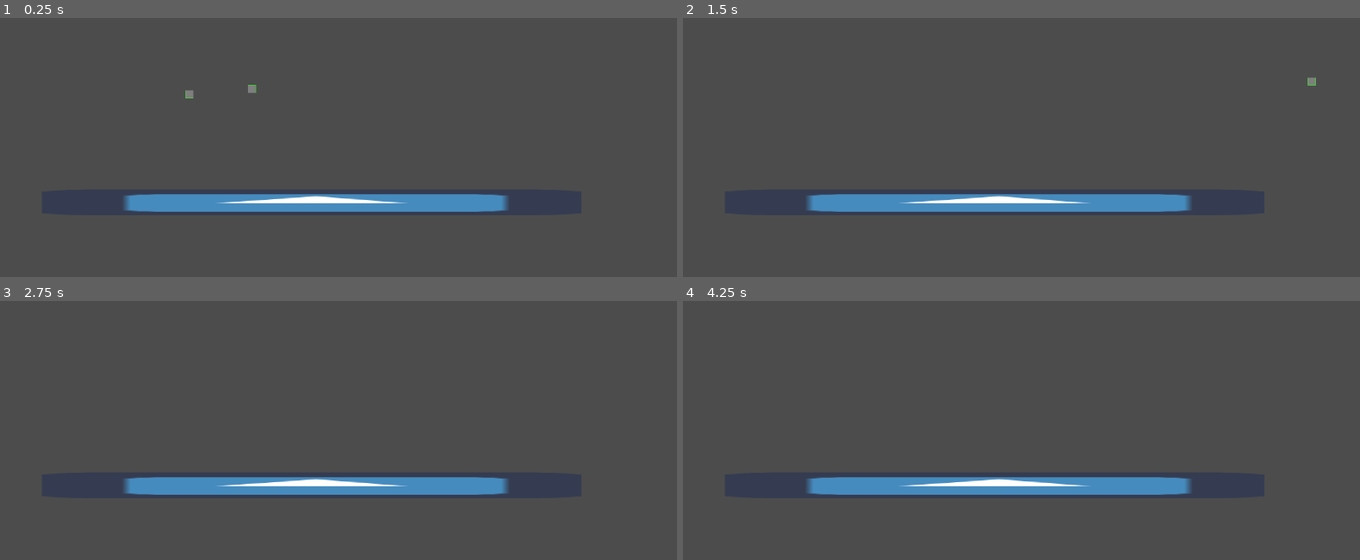
Above: before the commit, frames 1-4 (two rows, left to right).
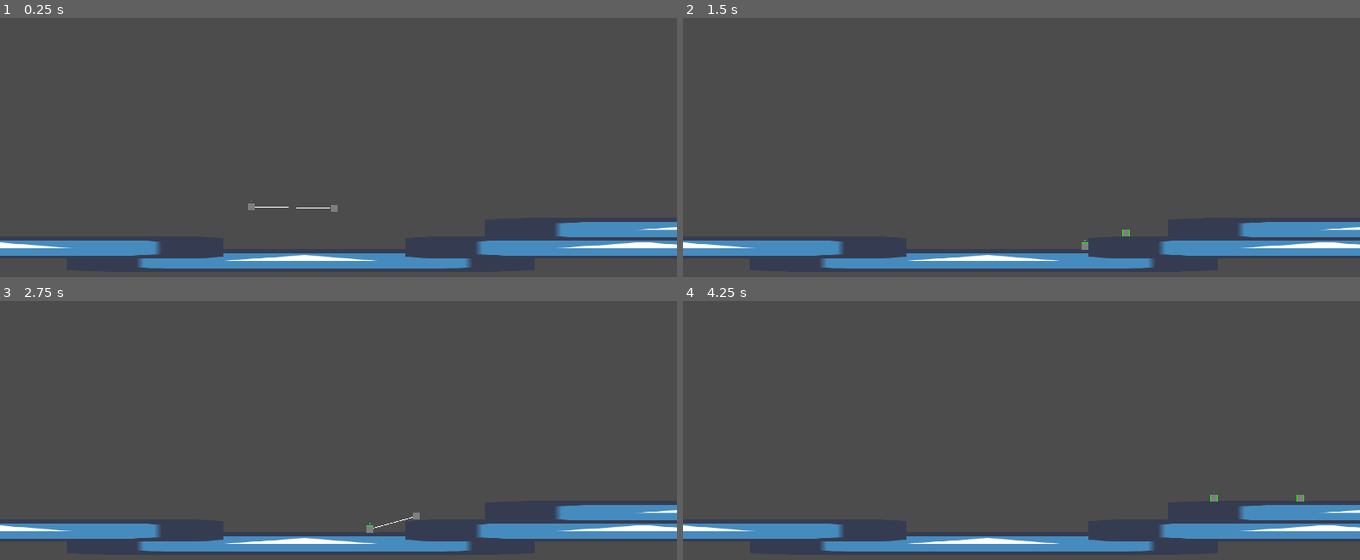
Above: after the commit, the same moments.

Repository: Game-Jammin/GMTK-2021
Game: Godot game, scene res://Game.tscn
Same seed, same stepped clock (60 frames per second), same inputs: the game is played once before the commit and once after it. The engine's default icon, where the game draws it, is replaced by a stand-in: a white triangle on a blue panel in a dark square.
Inputs:
- Up to frame 1 (0.25 s): no input
- Up to frame 2 (1.5 s): hold Tab (toggle_linked, bound only after the commit) 0.53-1.28 s; hold D (walk_right) from 0.53 s (still down); tap Space (jump) at 0.77, 1.07 s; tap Shift (toggle_selected, bound only after the commit) at 0.8, 1.35 s
- Up to frame 3 (2.75 s): tap Space (jump) at 1.52, 1.55, 1.82 s; release D (walk_right) at 2.03 s; hold A (walk_left) from 2.03 s (still down); hold Space (jump) from 2.03 s (still down); tap Tab (toggle_linked, bound only after the commit) at 2.3 s
- Up to frame 4 (4.25 s): release A (walk_left) at 2.78 s; release Space (jump) at 2.78 s; hold D (walk_right) from 2.78 s (still down); tap Tab (toggle_linked, bound only after the commit) at 2.85 s; tap Space (jump) at 3.02, 3.32, 3.77, 3.8, 4.07 s; tap Shift (toggle_selected, bound only after the commit) at 3.05 s; hold Shift (toggle_selected, bound only after the commit) from 3.53 s (still down)

The runs differ from the first frame. In frame 1, 11% of the frame differs, in the area x 0-100%, y 25-97%; in frame 2, 11%, in the area x 0-100%, y 22-97%; in frame 3, 11%; in frame 4, 11%.

Commit message:
Added 2 Character movement
Will need to adjust the controlled code to handle 3 character and the linking of just 2.

Diff:
--- a/Character.gd
+++ /dev/null
@@ -1,29 +0,0 @@
-extends KinematicBody2D
-
-export (int) var speed = 1200
-export (int) var jump_speed = -1800
-export (int) var gravity = 4000
-
-export (float, 0, 1.0) var friction = 0.1
-export (float, 0, 1.0) var acceleration = 0.25
-
-var velocity = Vector2.ZERO
-
-func get_input():
-	var dir = 0
-	if Input.is_action_pressed("walk_right"):
-		dir += 1
-	if Input.is_action_pressed("walk_left"):
-		dir -= 1
-	if dir != 0:
-		velocity.x = lerp(velocity.x, dir * speed, acceleration)
-	else:
-		velocity.x = lerp(velocity.x, 0, friction)
-
-func _physics_process(delta):
-	get_input()
-	velocity.y += gravity * delta
-	velocity = move_and_slide(velocity, Vector2.UP)
-	if Input.is_action_just_pressed("jump"):
-		if is_on_floor():
-			velocity.y = jump_speed
--- a/Character.tscn
+++ /dev/null
@@ -1,16 +0,0 @@
-[gd_scene load_steps=4 format=2]
-
-[ext_resource path="res://Character.gd" type="Script" id=1]
-[ext_resource path="res://art/temp/drawing.svg" type="Texture" id=2]
-
-[sub_resource type="RectangleShape2D" id=1]
-
-[node name="Character" type="KinematicBody2D"]
-script = ExtResource( 1 )
-
-[node name="Sprite" type="Sprite" parent="."]
-scale = Vector2( 0.2, 0.2 )
-texture = ExtResource( 2 )
-
-[node name="CollisionShape2D" type="CollisionShape2D" parent="."]
-shape = SubResource( 1 )
--- a/Game.tscn
+++ b/Game.tscn
@@ -1,21 +1,60 @@
-[gd_scene load_steps=4 format=2]
+[gd_scene load_steps=8 format=2]
 
-[ext_resource path="res://Character.tscn" type="PackedScene" id=1]
+[ext_resource path="res://characters/Character.tscn" type="PackedScene" id=1]
 [ext_resource path="res://art/temp/icon.png" type="Texture" id=2]
+[ext_resource path="res://characters/Link.tscn" type="PackedScene" id=3]
+[ext_resource path="res://characters/CharacterController.gd" type="Script" id=4]
 
 [sub_resource type="RectangleShape2D" id=1]
 extents = Vector2( 663.511, 30.2231 )
 
+[sub_resource type="ConvexPolygonShape2D" id=2]
+points = PoolVector2Array( 0, 0, 32, 0, 32, 32, 0, 32 )
+
+[sub_resource type="TileSet" id=3]
+0/name = "icon.png 0"
+0/texture = ExtResource( 2 )
+0/tex_offset = Vector2( 0, 0 )
+0/modulate = Color( 1, 1, 1, 1 )
+0/region = Rect2( 0, 0, 32, 32 )
+0/tile_mode = 0
+0/occluder_offset = Vector2( 0, 0 )
+0/navigation_offset = Vector2( 0, 0 )
+0/shape_offset = Vector2( 0, 0 )
+0/shape_transform = Transform2D( 1, 0, 0, 1, 0, 0 )
+0/shape = SubResource( 2 )
+0/shape_one_way = false
+0/shape_one_way_margin = 1.0
+0/shapes = [ {
+"autotile_coord": Vector2( 0, 0 ),
+"one_way": false,
+"one_way_margin": 1.0,
+"shape": SubResource( 2 ),
+"shape_transform": Transform2D( 1, 0, 0, 1, 0, 0 )
+} ]
+0/z_index = 0
+
 [node name="Game" type="Node2D"]
 
-[node name="Character" parent="." instance=ExtResource( 1 )]
-position = Vector2( 619.097, 261.623 )
+[node name="CharacterController" type="Node2D" parent="."]
+script = ExtResource( 4 )
 
-[node name="Character2" parent="." instance=ExtResource( 1 )]
-position = Vector2( 465.495, 274.577 )
+[node name="Link" parent="CharacterController" instance=ExtResource( 3 )]
+
+[node name="Character1" parent="CharacterController" instance=ExtResource( 1 )]
+position = Vector2( 712.648, 706.302 )
+
+[node name="Character2" parent="CharacterController" instance=ExtResource( 1 )]
+position = Vector2( 947.981, 711.092 )
+character_number = 1
+
+[node name="Camera2D" type="Camera2D" parent="."]
+anchor_mode = 0
+current = true
 
 [node name="StaticBody2D" type="StaticBody2D" parent="."]
-position = Vector2( 766.156, 673.625 )
+position = Vector2( 853.076, 941.799 )
+z_index = -1
 __meta__ = {
 "_edit_group_": true
 }
@@ -26,3 +65,49 @@
 
 [node name="CollisionShape2D" type="CollisionShape2D" parent="StaticBody2D"]
 shape = SubResource( 1 )
+
+[node name="StaticBody2D2" type="StaticBody2D" parent="."]
+position = Vector2( -28.5143, 905.086 )
+z_index = -1
+__meta__ = {
+"_edit_group_": true
+}
+
+[node name="Sprite" type="Sprite" parent="StaticBody2D2"]
+scale = Vector2( 20.7167, 1 )
+texture = ExtResource( 2 )
+
+[node name="CollisionShape2D" type="CollisionShape2D" parent="StaticBody2D2"]
+shape = SubResource( 1 )
+
+[node name="StaticBody2D3" type="StaticBody2D" parent="."]
+position = Vector2( 1813.43, 905.086 )
+z_index = -1
+__meta__ = {
+"_edit_group_": true
+}
+
+[node name="Sprite" type="Sprite" parent="StaticBody2D3"]
+scale = Vector2( 20.7167, 1 )
+texture = ExtResource( 2 )
+
+[node name="CollisionShape2D" type="CollisionShape2D" parent="StaticBody2D3"]
+shape = SubResource( 1 )
+
+[node name="StaticBody2D4" type="StaticBody2D" parent="."]
+position = Vector2( 2037.89, 853.392 )
+z_index = -1
+__meta__ = {
+"_edit_group_": true
+}
+
+[node name="Sprite" type="Sprite" parent="StaticBody2D4"]
+scale = Vector2( 20.7167, 1 )
+texture = ExtResource( 2 )
+
+[node name="CollisionShape2D" type="CollisionShape2D" parent="StaticBody2D4"]
+shape = SubResource( 1 )
+
+[node name="TileMap" type="TileMap" parent="."]
+tile_set = SubResource( 3 )
+format = 1
--- /dev/null
+++ b/characters/Character.gd
@@ -0,0 +1,33 @@
+extends KinematicBody2D
+
+export (int) var speed = 1200
+export (int) var jump_speed = -1800
+export (int) var gravity = 4000
+
+export (float, 0, 1.0) var friction = 0.1
+export (float, 0, 1.0) var acceleration = 0.25
+
+export (int) var character_number = 0
+
+var velocity = Vector2.ZERO
+var direction = 0
+
+func _ready():
+	get_parent().connect("selected_changed", self, "_on_selected_changed")
+
+func _physics_process(delta):
+	velocity.y += gravity * delta
+	velocity = move_and_slide(velocity, Vector2.UP)
+
+func move(direction):
+	velocity.x = lerp(velocity.x, direction * speed, acceleration)
+
+func jump():
+	if is_on_floor():
+		velocity.y = jump_speed
+
+func _on_selected_changed(selected):
+	if character_number == selected:
+		$Selected.visible = true
+	else:
+		$Selected.visible = false
--- /dev/null
+++ b/characters/Character.tscn
@@ -0,0 +1,26 @@
+[gd_scene load_steps=5 format=2]
+
+[ext_resource path="res://art/temp/drawing.svg" type="Texture" id=1]
+[ext_resource path="res://characters/Character.gd" type="Script" id=2]
+[ext_resource path="res://art/temp/icon.png" type="Texture" id=3]
+
+[sub_resource type="RectangleShape2D" id=1]
+
+[node name="Character" type="KinematicBody2D"]
+script = ExtResource( 2 )
+speed = 500
+jump_speed = -600
+gravity = 2500
+
+[node name="Selected" type="Sprite" parent="."]
+visible = false
+position = Vector2( 0, -16 )
+scale = Vector2( 0.1, 0.1 )
+texture = ExtResource( 3 )
+
+[node name="Sprite" type="Sprite" parent="."]
+scale = Vector2( 0.2, 0.2 )
+texture = ExtResource( 1 )
+
+[node name="CollisionShape2D" type="CollisionShape2D" parent="."]
+shape = SubResource( 1 )
--- /dev/null
+++ b/characters/CharacterController.gd
@@ -0,0 +1,49 @@
+extends Node2D
+
+signal selected_changed
+
+onready var characters = [get_node("Character1"), get_node("Character2")]
+onready var link = get_node("Link")
+
+export (bool) var linked = true
+export (int) var selected = 0
+
+func _ready():
+	emit_signal('selected_changed', selected)
+
+func _process(delta):
+	update_link()
+
+	var direction = 0
+
+	if Input.is_action_pressed("walk_right"):
+		direction += 1
+	if Input.is_action_pressed("walk_left"):
+		direction -= 1
+
+	if linked:
+		for chracter in characters:
+			chracter.move(direction)
+	if not linked:
+		characters[selected].move(direction)
+
+func update_link():
+	link.visible = linked
+	link.set_point_position(0, characters[0].global_position)
+	link.set_point_position(1, characters[1].global_position)
+
+func _input(event):
+	if event.is_action_pressed("jump"):
+		if linked:
+			for chracter in characters:
+				chracter.jump()
+		if not linked:
+			characters[selected].jump()
+
+	if event.is_action_pressed("toggle_selected"):
+		selected += 1
+		if selected > characters.size()-1:
+			selected = 0
+		emit_signal('selected_changed', selected)
+	if event.is_action_pressed("toggle_linked"):
+		linked = not linked
--- /dev/null
+++ b/characters/Link.tscn
@@ -0,0 +1,6 @@
+[gd_scene format=2]
+
+[node name="Link" type="Line2D"]
+points = PoolVector2Array( 25, 0, 0, 0 )
+width = 2.0
+default_color = Color( 1, 1, 1, 1 )
--- a/project.godot
+++ b/project.godot
@@ -23,8 +23,9 @@
 
 window/size/width=1920
 window/size/height=1080
-window/size/test_width=1664
-window/size/test_height=936
+window/size/fullscreen=true
+window/stretch/mode="2d"
+window/stretch/aspect="keep"
 
 [input]
 
@@ -43,6 +44,16 @@
 "events": [ Object(InputEventKey,"resource_local_to_scene":false,"resource_name":"","device":0,"alt":false,"shift":false,"control":false,"meta":false,"command":false,"pressed":false,"scancode":32,"unicode":0,"echo":false,"script":null)
  ]
 }
+toggle_linked={
+"deadzone": 0.5,
+"events": [ Object(InputEventKey,"resource_local_to_scene":false,"resource_name":"","device":0,"alt":false,"shift":false,"control":false,"meta":false,"command":false,"pressed":false,"scancode":16777218,"unicode":0,"echo":false,"script":null)
+ ]
+}
+toggle_selected={
+"deadzone": 0.5,
+"events": [ Object(InputEventKey,"resource_local_to_scene":false,"resource_name":"","device":0,"alt":false,"shift":false,"control":false,"meta":false,"command":false,"pressed":false,"scancode":16777237,"unicode":0,"echo":false,"script":null)
+ ]
+}
 
 [rendering]
 
